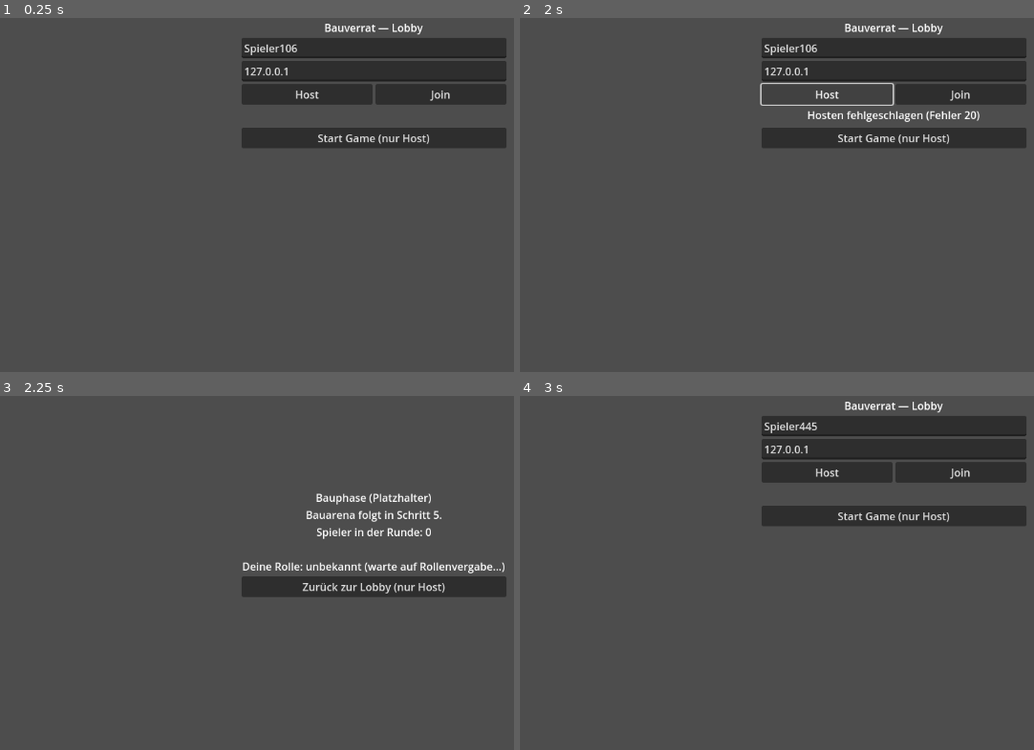
Above: before the commit, frames 1-4 (two rows, left to right).
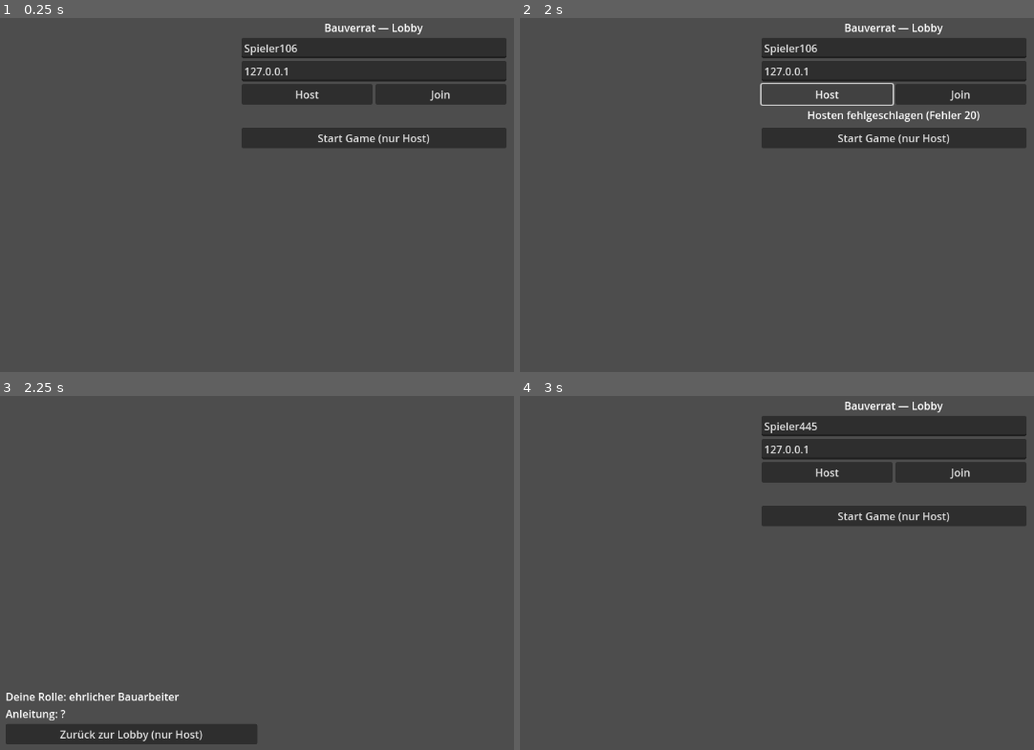
Above: after the commit, the same moments.

Repository: vilunacode/Blueprint-Liars
Game: Godot game, scene res://scenes/main/Main.tscn
The game is run twice, just before and just after one commit, with the same random seed, the same clock (stepped at 60 frames per second) and the same inputs.
Inputs:
- Up to frame 1 (0.25 s): no input
- Up to frame 2 (2 s): tap Enter at 0.5 s; click "Host" at 1.25 s
- Up to frame 3 (2.25 s): click "Start Game (nur Host)" at 2 s
- Up to frame 4 (3 s): click "Zurück zur Lobby (nur Host)" at 2.75 s

Frames 1-2 are identical in both runs. In frame 3, 7.5% of the frame differs, in the area x 1-99%, y 27-99%; in frame 4, nothing differs.

Commit message:
Bauarena mit Slots (Schritt 5)
BuildArena ersetzt den Platzhalter: Kamera + Licht, spawnt für jeden
Slot des zugewiesenen Blueprints eine visuelle Platzhalter-Box in
Größe/Farbe des jeweils ERWARTETEN Teils (via neuem PartLibrary-
Autoload). Noch nicht interaktiv - Bauteil-Handling folgt in Schritt 6.

Co-Authored-By: Claude Opus 4.8 <noreply@anthropic.com>

Diff:
--- /dev/null
+++ b/autoload/PartLibrary.gd
@@ -0,0 +1,23 @@
+extends Node
+
+## Lädt alle bekannten Bauteil-Resourcen einmal und macht sie per ID auffindbar -
+## gebraucht von Slot (Platzhalter-Größe/Farbe) und später vom Bauteil-Handling (Schritt 6).
+
+const PART_PATHS := [
+	"res://resources/parts/side_panel.tres",
+	"res://resources/parts/shelf_board.tres",
+	"res://resources/parts/shelf_board_short.tres",
+	"res://resources/parts/back_panel.tres",
+]
+
+var _parts_by_id: Dictionary = {}
+
+
+func _ready() -> void:
+	for path in PART_PATHS:
+		var part: PartData = load(path)
+		_parts_by_id[part.id] = part
+
+
+func get_part(part_id: StringName) -> PartData:
+	return _parts_by_id.get(part_id)
--- a/project.godot
+++ b/project.godot
@@ -20,6 +20,7 @@
 GameState="*res://autoload/GameState.gd"
 SessionData="*res://autoload/SessionData.gd"
 RoleManager="*res://autoload/RoleManager.gd"
+PartLibrary="*res://autoload/PartLibrary.gd"
 
 [physics]
 
--- /dev/null
+++ b/scenes/build/BuildArena.gd
@@ -0,0 +1,36 @@
+extends Node3D
+
+const SLOT_SCENE := preload("res://scenes/build/Slot.tscn")
+
+@onready var slots_container: Node3D = $Slots
+@onready var info_label: Label = $UI/VBoxContainer/InfoLabel
+@onready var back_button: Button = $UI/VBoxContainer/BackButton
+
+
+func _ready() -> void:
+	back_button.pressed.connect(_on_back_pressed)
+	back_button.visible = multiplayer.is_server()
+	_spawn_slots()
+	_update_info_label()
+
+
+func _spawn_slots() -> void:
+	var blueprint: Blueprint = RoleManager.my_blueprint
+	if blueprint == null:
+		return
+	for slot_definition in blueprint.slots:
+		var slot := SLOT_SCENE.instantiate()
+		slots_container.add_child(slot)
+		slot.setup(slot_definition)
+
+
+func _update_info_label() -> void:
+	var role_name := "Baulügner" if RoleManager.am_i_liar else "ehrlicher Bauarbeiter"
+	var blueprint_name := "?"
+	if RoleManager.my_blueprint != null:
+		blueprint_name = RoleManager.my_blueprint.display_name
+	info_label.text = "Deine Rolle: %s\nAnleitung: %s" % [role_name, blueprint_name]
+
+
+func _on_back_pressed() -> void:
+	GameState.request_return_to_lobby()
--- /dev/null
+++ b/scenes/build/BuildArena.tscn
@@ -0,0 +1,38 @@
+[gd_scene load_steps=2 format=3]
+
+[ext_resource type="Script" path="res://scenes/build/BuildArena.gd" id="1"]
+
+[node name="BuildArena" type="Node3D"]
+script = ExtResource("1")
+
+[node name="Camera3D" type="Camera3D" parent="."]
+position = Vector3(0, 1.8, 3.5)
+rotation_degrees = Vector3(-20, 0, 0)
+current = true
+
+[node name="DirectionalLight3D" type="DirectionalLight3D" parent="."]
+rotation_degrees = Vector3(-45, -30, 0)
+
+[node name="Slots" type="Node3D" parent="."]
+
+[node name="UI" type="CanvasLayer" parent="."]
+
+[node name="VBoxContainer" type="VBoxContainer" parent="UI"]
+layout_mode = 3
+anchors_preset = 2
+anchor_top = 1.0
+anchor_bottom = 1.0
+offset_left = 20.0
+offset_top = -100.0
+offset_right = 400.0
+offset_bottom = -20.0
+grow_vertical = 0
+
+[node name="InfoLabel" type="Label" parent="UI/VBoxContainer"]
+layout_mode = 2
+text = "Rolle: ..."
+autowrap_mode = 2
+
+[node name="BackButton" type="Button" parent="UI/VBoxContainer"]
+layout_mode = 2
+text = "Zurück zur Lobby (nur Host)"
--- a/scenes/build/BuildPlaceholder.gd
+++ /dev/null
@@ -1,30 +0,0 @@
-extends Control
-
-## Temporärer Platzhalter, damit der Phasenwechsel Lobby -> Build sichtbar/testbar ist.
-## Wird in Schritt 5 durch die echte BuildArena (Slots, Bauteile) ersetzt.
-
-@onready var info_label: Label = $VBoxContainer/InfoLabel
-@onready var back_button: Button = $VBoxContainer/BackButton
-
-
-func _ready() -> void:
-	back_button.pressed.connect(_on_back_pressed)
-	back_button.visible = multiplayer.is_server()
-	RoleManager.role_assigned.connect(_on_role_assigned)
-	_refresh_info_label()
-
-
-func _refresh_info_label() -> void:
-	var role_text := "unbekannt (warte auf Rollenvergabe...)"
-	if RoleManager.my_blueprint != null:
-		var role_name := "Baulügner" if RoleManager.am_i_liar else "ehrlicher Bauarbeiter"
-		role_text = "%s\nGeladene Anleitung: %s (%d Slots)" % [role_name, RoleManager.my_blueprint.display_name, RoleManager.my_blueprint.slots.size()]
-	info_label.text = "Bauphase (Platzhalter)\nBauarena folgt in Schritt 5.\nSpieler in der Runde: %d\n\nDeine Rolle: %s" % [NetworkManager.players.size(), role_text]
-
-
-func _on_role_assigned(_is_liar: bool, _blueprint: Blueprint) -> void:
-	_refresh_info_label()
-
-
-func _on_back_pressed() -> void:
-	GameState.request_return_to_lobby()
--- a/scenes/build/BuildPlaceholder.tscn
+++ /dev/null
@@ -1,36 +0,0 @@
-[gd_scene load_steps=2 format=3]
-
-[ext_resource type="Script" path="res://scenes/build/BuildPlaceholder.gd" id="1"]
-
-[node name="BuildPlaceholder" type="Control"]
-layout_mode = 3
-anchors_preset = 15
-anchor_right = 1.0
-anchor_bottom = 1.0
-grow_horizontal = 2
-grow_vertical = 2
-script = ExtResource("1")
-
-[node name="VBoxContainer" type="VBoxContainer" parent="."]
-layout_mode = 1
-anchors_preset = 8
-anchor_left = 0.5
-anchor_top = 0.5
-anchor_right = 0.5
-anchor_bottom = 0.5
-offset_left = -200.0
-offset_top = -80.0
-offset_right = 200.0
-offset_bottom = 80.0
-grow_horizontal = 2
-grow_vertical = 2
-
-[node name="InfoLabel" type="Label" parent="VBoxContainer"]
-layout_mode = 2
-text = "Bauphase (Platzhalter)"
-horizontal_alignment = 1
-autowrap_mode = 2
-
-[node name="BackButton" type="Button" parent="VBoxContainer"]
-layout_mode = 2
-text = "Zurück zur Lobby (nur Host)"
--- /dev/null
+++ b/scenes/build/Slot.gd
@@ -0,0 +1,28 @@
+extends Node3D
+
+## Visueller Platzhalter für einen Bausteckplatz. Zeigt eine halbtransparente
+## Box in Größe/Farbe des ERWARTETEN Teils - noch nicht interaktiv (Schritt 6).
+
+@onready var mesh_instance: MeshInstance3D = $MeshInstance3D
+
+var slot_definition: SlotDefinition
+
+
+func setup(definition: SlotDefinition) -> void:
+	slot_definition = definition
+	name = String(definition.id)
+	position = definition.local_position
+	rotation_degrees = definition.local_rotation_degrees
+
+	var expected_part: PartData = PartLibrary.get_part(definition.expected_part_id)
+	if expected_part == null:
+		return
+
+	var box := BoxMesh.new()
+	box.size = expected_part.size
+	mesh_instance.mesh = box
+
+	var material := StandardMaterial3D.new()
+	material.albedo_color = Color(expected_part.color.r, expected_part.color.g, expected_part.color.b, 0.35)
+	material.transparency = BaseMaterial3D.TRANSPARENCY_ALPHA
+	mesh_instance.material_override = material
--- /dev/null
+++ b/scenes/build/Slot.tscn
@@ -0,0 +1,8 @@
+[gd_scene load_steps=2 format=3]
+
+[ext_resource type="Script" path="res://scenes/build/Slot.gd" id="1"]
+
+[node name="Slot" type="Node3D"]
+script = ExtResource("1")
+
+[node name="MeshInstance3D" type="MeshInstance3D" parent="."]
--- a/scenes/main/Main.gd
+++ b/scenes/main/Main.gd
@@ -1,7 +1,7 @@
 extends Node
 
 const LOBBY_SCENE := preload("res://scenes/lobby/Lobby.tscn")
-const BUILD_PLACEHOLDER_SCENE := preload("res://scenes/build/BuildPlaceholder.tscn")
+const BUILD_ARENA_SCENE := preload("res://scenes/build/BuildArena.tscn")
 
 @onready var current_scene_holder: Node = $CurrentScene
 
@@ -16,7 +16,7 @@
 		GameState.Phase.LOBBY:
 			_show_scene(LOBBY_SCENE)
 		GameState.Phase.BUILD:
-			_show_scene(BUILD_PLACEHOLDER_SCENE)
+			_show_scene(BUILD_ARENA_SCENE)
 		GameState.Phase.REVEAL, GameState.Phase.STRESSTEST, GameState.Phase.SCORING:
 			pass  # folgt in Schritt 9+ (RevealCamera, StresstestRig, Scoring-UI)
 
